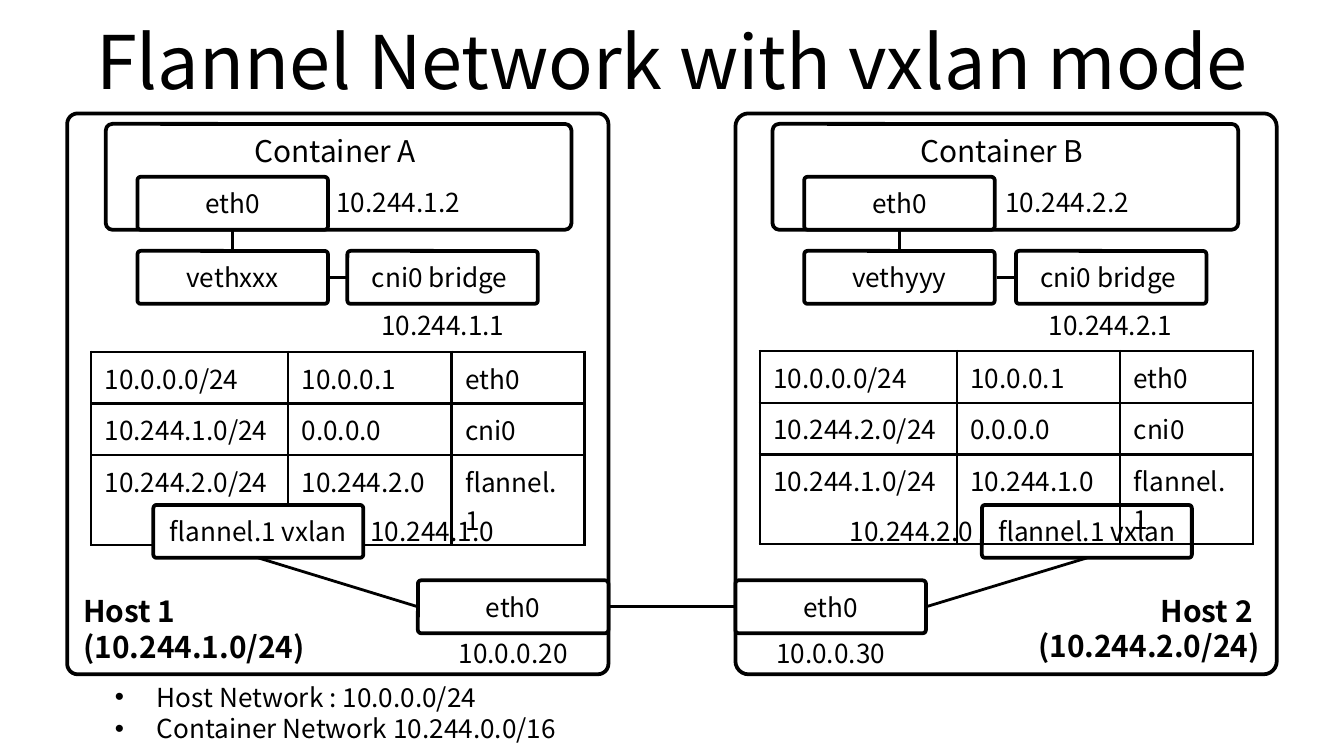
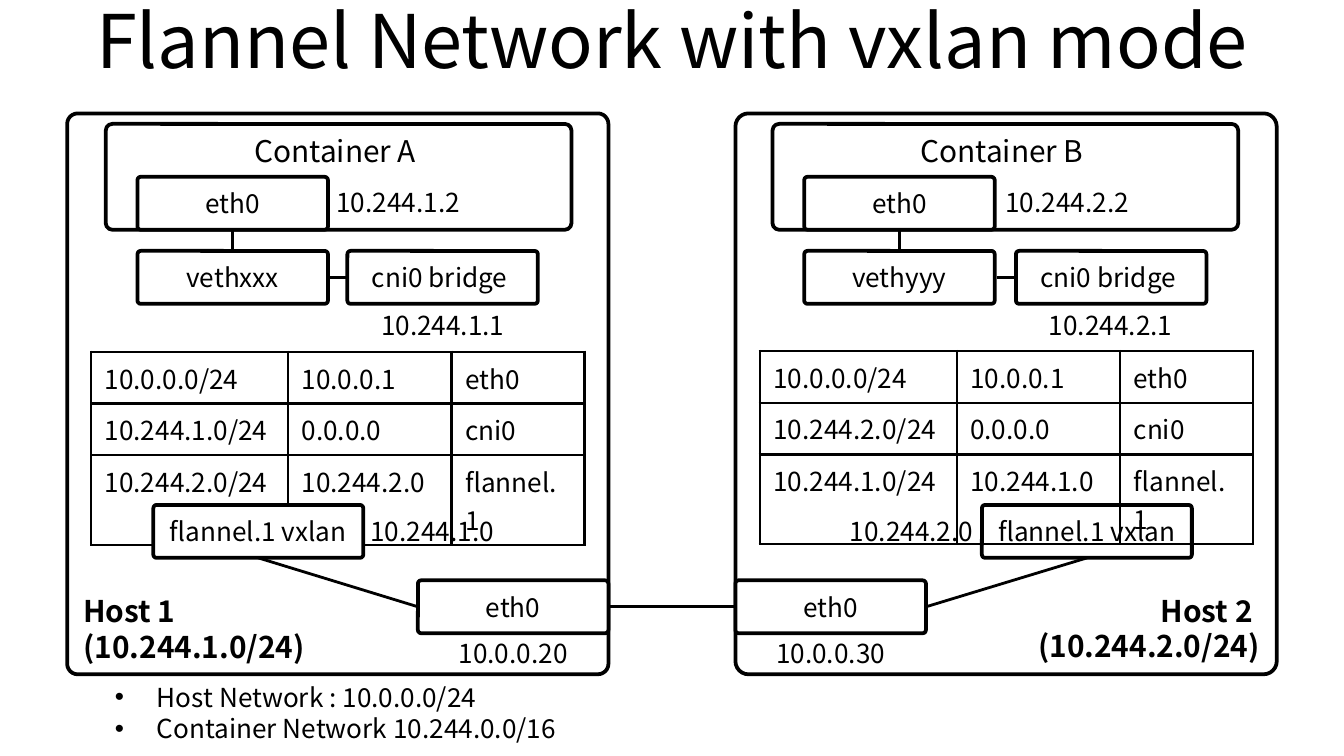
Before and after one commit to ssup2/blog-old, a slide deck: slide 3 of images/theory_analysis/Kubernetes_flannel_Plugin/Kubernetes_flannel_Plugin.pptx. Drawn at 1344x756 pixels with LibreOffice and Linux fonts; fonts in the diff are those of the drawing. Boxes give left, top, right and bottom in pixels: in the first picture for what was removed or moved away, otherwise in the second. Text is boxed around its words. In the diff, an @@ line names an element or a change of style, - is before the commit and + after.

```diff
--- a/images/theory_analysis/Kubernetes_flannel_Plugin/Kubernetes_flannel_Plugin.pptx
+++ b/images/theory_analysis/Kubernetes_flannel_Plugin/Kubernetes_flannel_Plugin.pptx
@@ title "Flannel Network with vxlan mode": place and size @@
-title "Flannel Network with vxlan mode" at [96, 30, 1248, 90]
+title "Flannel Network with vxlan mode" at [96, 9, 1248, 69]
```
Also in this commit, not shown: 1 other slide changed, 3 other files.
